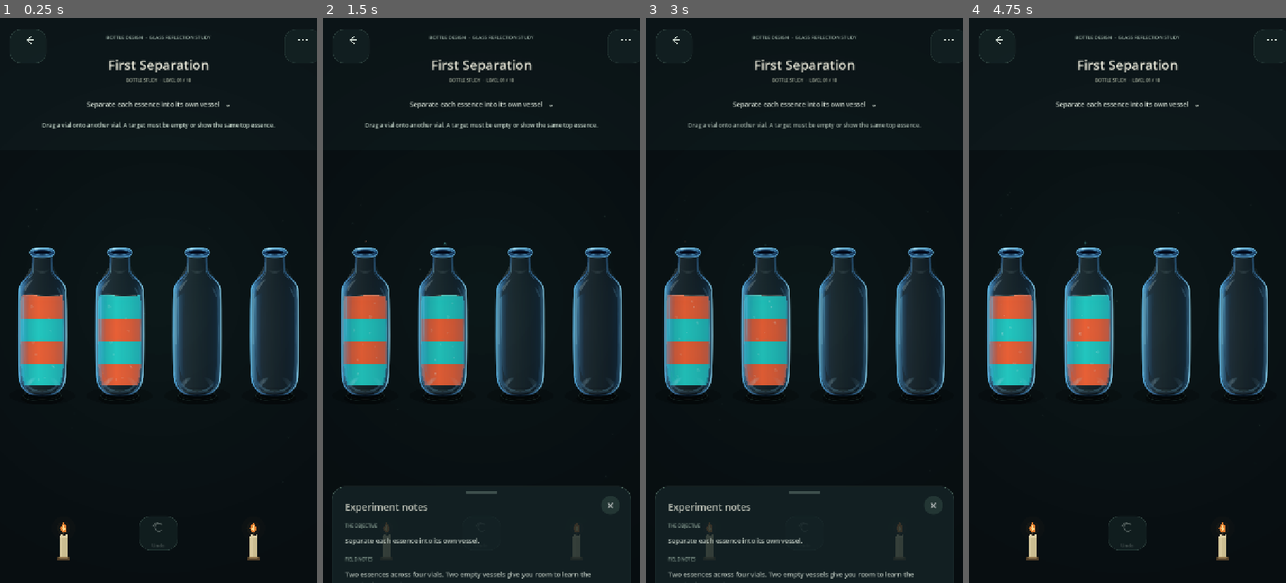
Above: before the commit, frames 1-4 (left to right).
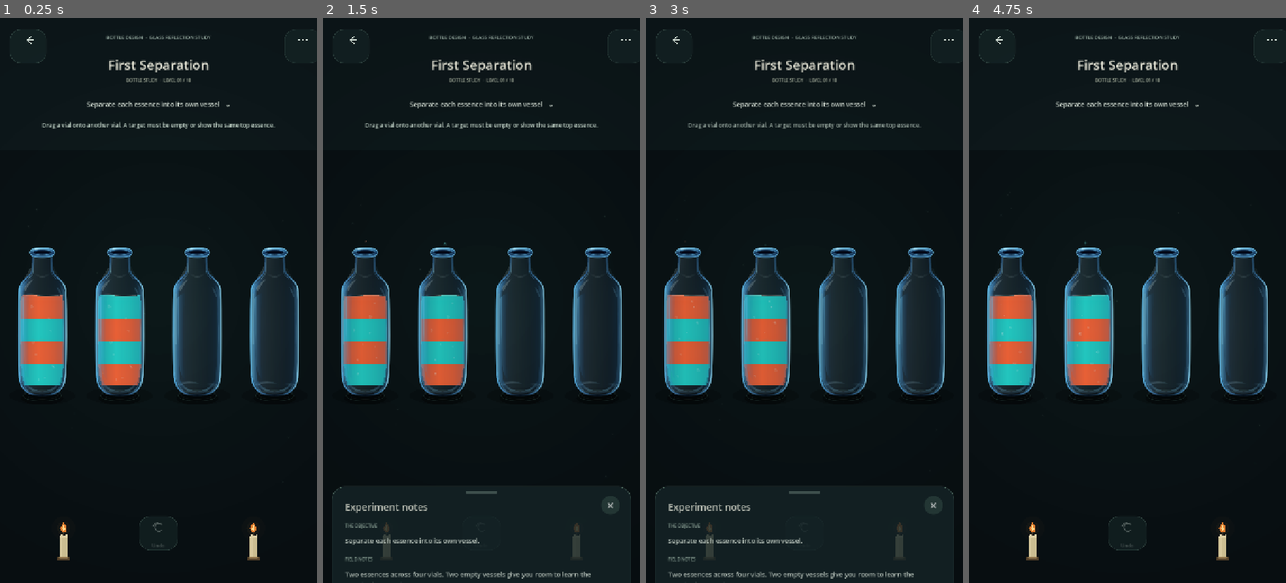
Above: after the commit, the same moments.

Repository: Kryodo/spell-sort-game
Game: Godot game, scene res://scenes/test_tube_sorting_board.tscn
Two runs of this game, one before a commit and one after it. Both use one fixed random seed, a clock stepped at 60 frames per second and the inputs below. This scene is started directly instead of the project's main scene.
Inputs:
- Up to frame 1 (0.25 s): no input
- Up to frame 2 (1.5 s): click "Separate each essence into it…" at 0.5 s; click "×" at 1.25 s
- Up to frame 3 (3 s): click "Separate each essence into it…" at 2 s; click "×" at 2.75 s
- Up to frame 4 (4.75 s): click "Separate each essence into it…" at 3.5 s; click "×" at 4.25 s

The runs differ from the first frame. In frame 1, less than 0.1% of the frame differs, in the area x 8-86%, y 63-65%; in frame 2, less than 0.1%; in frame 3, less than 0.1%; in frame 4, less than 0.1%.

Commit message:
Refine empty-bottle base Fresnel and shoulder catchlight

Diff:
--- a/assets/environments/SpellSort_LabBottle_BaseRefraction.svg
+++ b/assets/environments/SpellSort_LabBottle_BaseRefraction.svg
@@ -20,23 +20,26 @@
     </linearGradient>
   </defs>
 
-  <!-- Stronger left-side caustic, fading away before the middle. -->
-  <path d="M36 327
-    C43 315 54 307 69 305
-    C64 311 57 318 51 326
-    C46 329 40 329 36 327 Z"
+  <!-- A broad, shallow left caustic follows the width of the rounded foot. -->
+  <path d="M28 326
+    C37 318 51 314 66 315
+    C76 316 84 319 90 323
+    C81 321 73 320 64 320
+    C50 320 38 325 31 331
+    C29 330 28 328 28 326 Z"
     fill="url(#leftCrescent)" opacity=".72"/>
-  <path d="M42 323
-    C49 314 58 309 67 307
-    C61 312 55 318 50 324 Z"
+  <path d="M34 325
+    C45 319 57 317 69 318
+    C58 318 46 322 36 328 Z"
     fill="url(#leftEdgeGlint)" opacity=".32"/>
 
-  <!-- A deliberate dark gap through the centre keeps it from reading as a line. -->
+  <!-- A small dark break keeps the reflection from becoming a continuous base line. -->
 
-  <!-- Much fainter reflected touch on the right. -->
-  <path d="M94 305
-    C108 307 119 315 124 327
-    C120 329 114 329 109 326
-    C104 318 99 311 94 305 Z"
+  <!-- The right-side return is wider and flatter, but remains much fainter. -->
+  <path d="M96 323
+    C105 318 116 317 124 322
+    C129 325 131 328 132 330
+    C127 331 122 329 117 326
+    C110 323 103 322 96 323 Z"
     fill="url(#rightCrescent)" opacity=".58"/>
 </svg>
--- a/assets/environments/SpellSort_LabBottle_Glass.svg
+++ b/assets/environments/SpellSort_LabBottle_Glass.svg
@@ -140,11 +140,11 @@
       C39 101 35 108 34 122 Z"
       fill="url(#shoulderReflection)"/>
     <!-- Extremely faint front catchlight where the straight neck rolls into the shoulder. -->
-    <path d="M59 55
-      C65 62 72 65 80 66
-      C88 65 95 62 101 55
-      C97 65 90 70 80 71
-      C70 70 63 65 59 55 Z"
+    <path d="M59 65
+      C65 72 72 75 80 76
+      C88 75 95 72 101 65
+      C97 75 90 80 80 81
+      C70 80 63 75 59 65 Z"
       fill="url(#neckFrontGlint)"/>
 
     <path d="M31 118 C31 152 30 190 31 231"
--- a/scripts/test_tube_vial.gd
+++ b/scripts/test_tube_vial.gd
@@ -66,7 +66,7 @@
 	# The main vector overlay supplies the bottle contour, wall reflections,
 	# shoulder light, rounded base and rolled mouth.
 	draw_texture_rect(GLASS_ART, Rect2(Vector2.ZERO, size), false, Color.WHITE)
-	# The far-base refraction is a separate pass so it can disappear while
-	# incoming liquid is moving through the receiver.
-	if _pour_refraction_visible:
+	# The far-base Fresnel is visible only through empty glass. Any liquid
+	# in the vessel obscures this optical detail, even after the pour has ended.
+	if _pour_refraction_visible and _liquid_level <= 0.001:
 		draw_texture_rect(BASE_REFRACTION_ART, Rect2(Vector2.ZERO, size), false, Color.WHITE)
Not shown, changed: docs/atelier-opening-prototype.md
